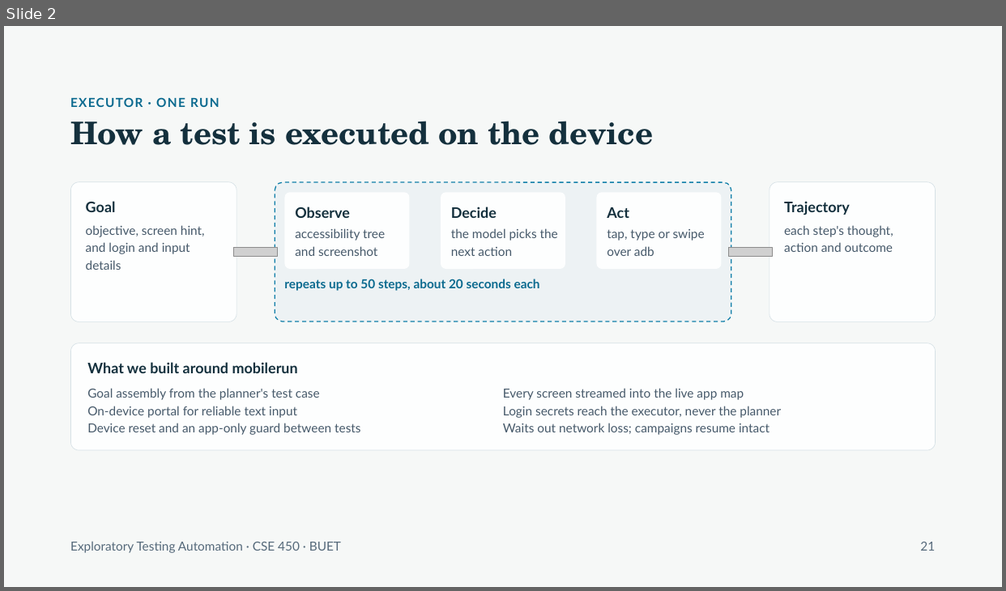
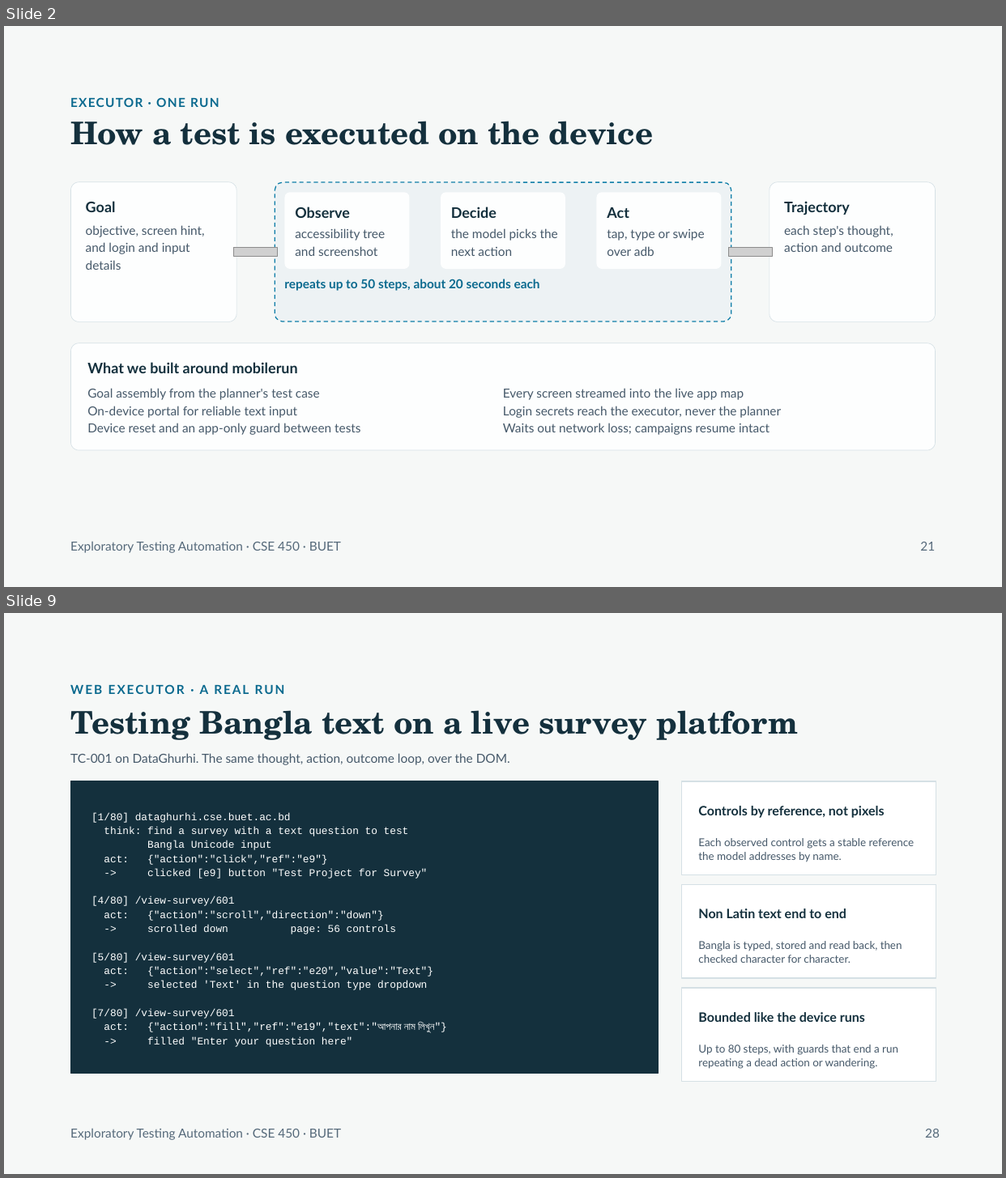
Before and after one commit to raihanrsdV1/Exploratory-Testing-Planner-Agent, a slide deck: presentation/split/3-Jonayed.pptx. Shown one above the other, each under a label of ours: slide 2 before the commit, slides 2 and 9 after it; the slides between them are not shown. The pictures are 1006x591 and 1006x1178 pixels, drawn with LibreOffice and Linux fonts; fonts in the diff are those of the drawing; grey boxes stand for pictures; background and template pictures are left out. Boxes give left, top, right and bottom in pixels: in the first picture for what was removed or moved away, otherwise in the second. Text is boxed around its words. In the diff, an @@ line names an element or a change of style, - is before the commit and + after.

```diff
--- a/presentation/split/3-Jonayed.pptx
+++ b/presentation/split/3-Jonayed.pptx
@@ slide 9 added at (4,613,1002,1174), background #F6F8F7 @@
@@ text added at (70,684,285,694), 12 pt, text #0B6A8F, bold @@
+WEB EXECUTOR · A REAL RUN
@@ text added at (70,710,798,740), 30 pt, text #14303D, bold @@
+Testing Bangla text on a live survey platform
@@ text added at (70,753,510,765), 12 pt, text #46596A @@
+TC-001 on DataGhurhi. The same thought, action, outcome loop, over the DOM.
@@ rectangle added at (70,781,658,1073), fill #14303D, outline #14303D 1 pt @@
@@ rectangle added at (681,781,936,875), fill #FFFFFF, outline #D5E0E5 1 pt @@
@@ text added at (698,806,884,818), 12.5 pt, text #14303D, bold @@
+Controls by reference, not pixels
@@ text added at (91,812,447,1047), 10 pt, text #FDFEFE @@
+[1/80] dataghurhi.cse.buet.ac.bd
+think: find a survey with a text question to test
+Bangla Unicode input
+act: {"action":"click","ref":"e9"}
+-> clicked [e9] button "Test Project for Survey"
+[4/80] /view-survey/601
+act: {"action":"scroll","direction":"down"}
+-> scrolled down page: 56 controls
+[5/80] /view-survey/601
+act: {"action":"select","ref":"e20","value":"Text"}
+-> selected 'Text' in the question type dropdown
+[7/80] /view-survey/601
+act: {"action":"fill","ref":"e19","text":"আপনার নাম লিখুন"}
+-> filled "Enter your question here"
@@ text added at (698,838,914,862), 10.5 pt, text #46596A @@
+Each observed control gets a stable reference the model addresses by name.
@@ rectangle added at (681,884,936,978), fill #FFFFFF, outline #D5E0E5 1 pt @@
@@ text added at (698,909,846,918), 12.5 pt, text #14303D, bold @@
+Non Latin text end to end
@@ text added at (698,941,902,963), 10.5 pt, text #46596A @@
+Bangla is typed, stored and read back, then checked character for character.
@@ rectangle added at (681,988,936,1082), fill #FFFFFF, outline #D5E0E5 1 pt @@
@@ text added at (698,1012,865,1022), 12.5 pt, text #14303D, bold @@
+Bounded like the device runs
@@ text added at (698,1045,898,1069), 10.5 pt, text #46596A @@
+Up to 80 steps, with guards that end a run repeating a dead action or wandering.
@@ text added at (70,1129,341,1140), 12 pt, text #55697A @@
+Exploratory Testing Automation · CSE 450 · BUET
@@ text added at (925,1129,940,1138), 12 pt, text #55697A @@
+28
```
Also in this commit, not shown: 4 slides changed, 3 other slides added, 2 other files.
